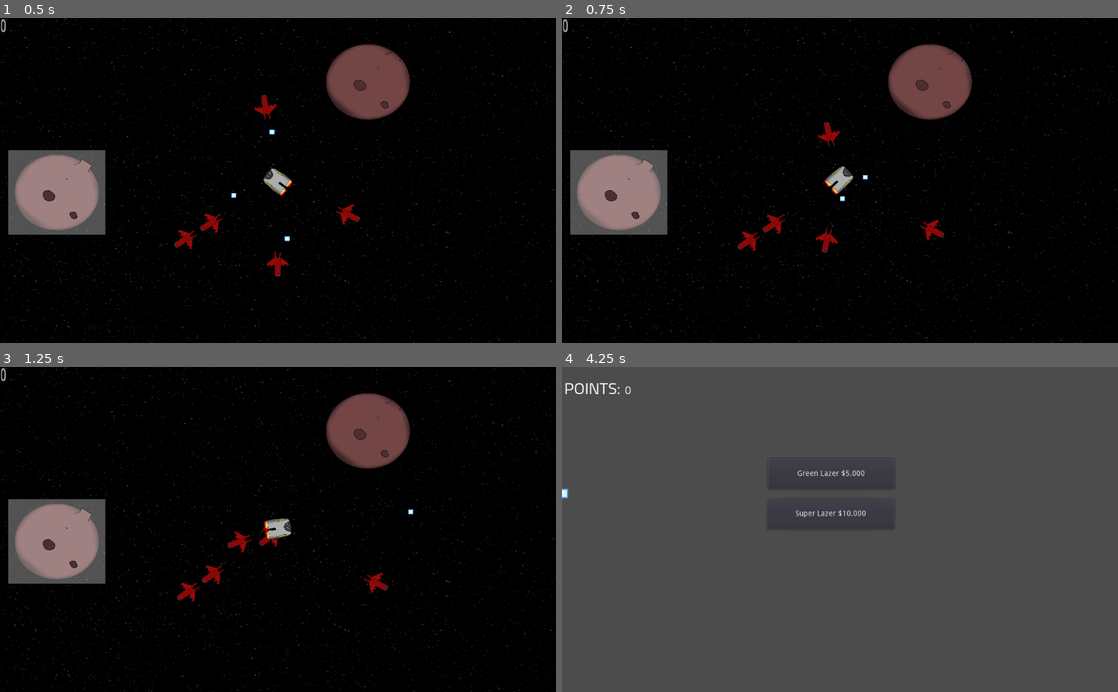
Above: before the commit, frames 1-4 (two rows, left to right).
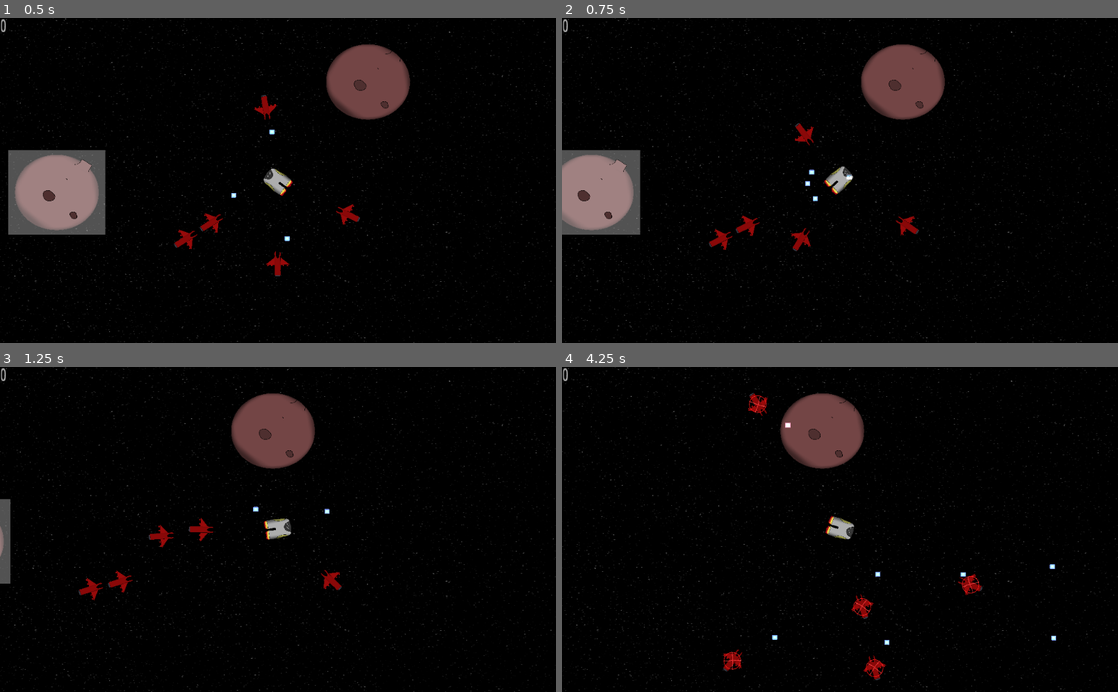
Above: after the commit, the same moments.

Repository: MichaelTonkin/Friendly-Ships
Game: Godot game, scene res://Scenes/MainGame.tscn
Same seed, same stepped clock (60 frames per second), same inputs: the game is played once before the commit and once after it. The engine's default icon, where the game draws it, is replaced by a stand-in: a white triangle on a blue panel in a dark square.
Inputs (mouse positions are in pixels of both pictures, inside the frame that each line leads up to):
- Up to frame 1 (0.5 s): no input
- Up to frame 2 (0.75 s): move the mouse to (962, 164) at 0.52 s; hold D (move_right) from 0.53 s (still down); click (962, 164) at 0.6 s
- Up to frame 3 (1.25 s): keep holding D (move_right)
- Up to frame 4 (4.25 s): move the mouse to (728, 545) at 1.27 s; release D (move_right) at 1.28 s; hold S (move_down) 1.28-2.03 s; tap Space (space_bar) at 1.35, 2.85 s; move the mouse to (895, 458) at 2.02 s; hold D (move_right) 2.03-2.78 s; click (895, 458) at 2.1 s; move the mouse to (812, 594) at 2.77 s; hold W (move_up) 2.78-3.53 s; move the mouse to (1006, 578) at 3.52 s; hold A (move_left) from 3.53 s (still down); click (1006, 578) at 3.6 s

Frame 1 is identical in both runs. In frame 2, 7.1% of the frame differs, in the area x 0-74%, y 8-73%; in frame 3, 12%; in frame 4, 100%, in the area x 0-100%, y 0-100%.

Commit message:
new movement system

Diff:
--- a/Scenes/Player.gd
+++ b/Scenes/Player.gd
@@ -32,8 +32,33 @@
 	#make the player ship follow the mouse
 	if(Input.is_action_pressed("move_up")):
 
-		globalMouse = get_global_mouse_position()
-		velocity = (globalMouse - position).normalized()
+		#globalMouse = get_global_mouse_position()
+		#velocity = (globalMouse - position).normalized()
+		velocity = (Vector2(0, -1))
+		move_and_collide(velocity * SPEED * delta)
+		location = self.position
+		#play animation
+		$Player_tex.play("fly")
+
+	if(Input.is_action_pressed("move_down")):
+
+		velocity = (Vector2(0, 1))
+		move_and_collide(velocity * SPEED * delta)
+		location = self.position
+		#play animation
+		$Player_tex.play("fly")
+
+	if(Input.is_action_pressed("move_left")):
+
+		velocity = (Vector2(-1, 0))
+		move_and_collide(velocity * SPEED * delta)
+		location = self.position
+		#play animation
+		$Player_tex.play("fly")
+
+	if(Input.is_action_pressed("move_right")):
+
+		velocity = (Vector2(1, 0))
 		move_and_collide(velocity * SPEED * delta)
 		location = self.position
 		#play animation
